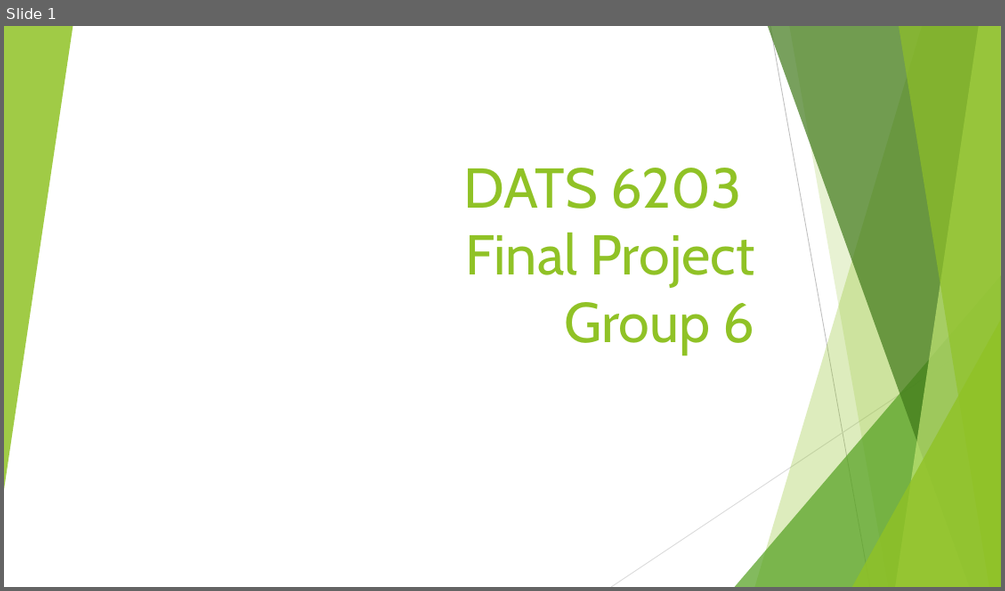
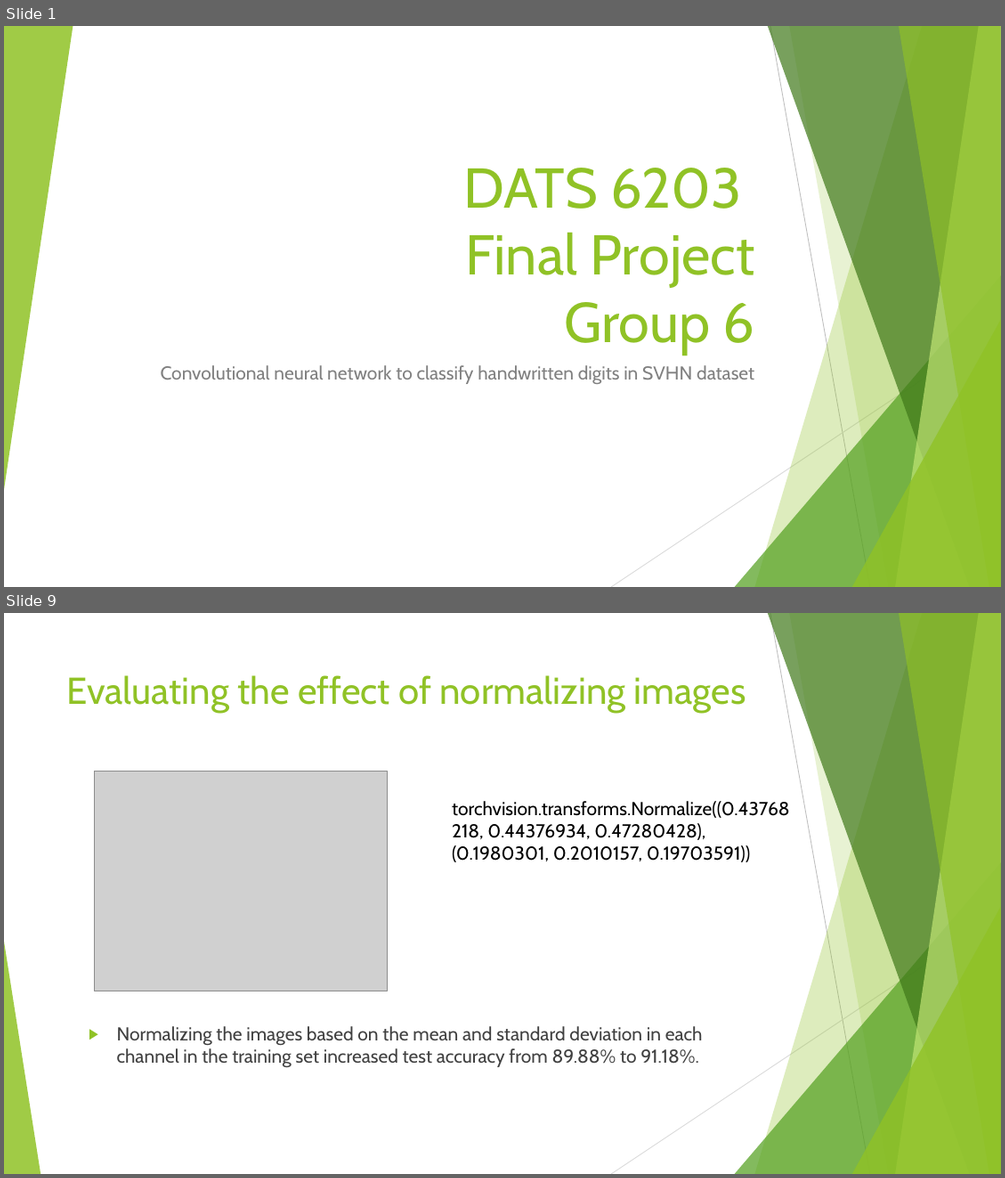
Before and after one commit to josephhaaga/Final-Project-Group6, a slide deck: Final-Group-Presentation/final group presentation.pptx. Shown one above the other, each under a label of ours: slide 1 before the commit, slides 1 and 9 after it; the slides between them are not shown. The pictures are 1005x591 and 1005x1178 pixels, drawn with LibreOffice and Linux fonts; fonts in the diff are those of the drawing; grey boxes stand for pictures. Boxes give left, top, right and bottom in pixels: in the first picture for what was removed or moved away, otherwise in the second. Text is boxed around its words. In the diff, an @@ line names an element or a change of style, - is before the commit and + after.

```diff
--- a/Final-Group-Presentation/final group presentation.pptx
+++ b/Final-Group-Presentation/final group presentation.pptx
@@ slide 9 added at [4, 613, 1001, 1174], background #FFFFFF; not listed: 9 template elements that a slide beside it also shows @@
@@ title added at [67, 675, 746, 713], 36 pt, text #90C226 @@
+Evaluating the effect of normalizing images
@@ picture added at [94, 771, 388, 990] @@
@@ text added at [452, 801, 790, 862], 18 pt, text #000000 @@
+torchvision.transforms.Normalize((0.43768218, 0.44376934, 0.47280428), (0.1980301, 0.2010157, 0.19703591))
@@ triangle added at [4, 941, 40, 1174], fill #90C226 at 85% opacity @@
@@ text added at [117, 1026, 703, 1068], 18 pt, text #404040 @@
+▶ Normalizing the images based on the mean and standard deviation in each channel in the training set increased test accuracy from 89.88% to 91.18%.
@@ slide 1 changed as well @@
@@ subtitle added at [161, 365, 754, 384], 18 pt, text #808080 @@
+Convolutional neural network to classify handwritten digits in SVHN dataset
```
Also in this commit, not shown: 4 other slides changed, 8 other slides added, 2 slides removed, 1 other file.
